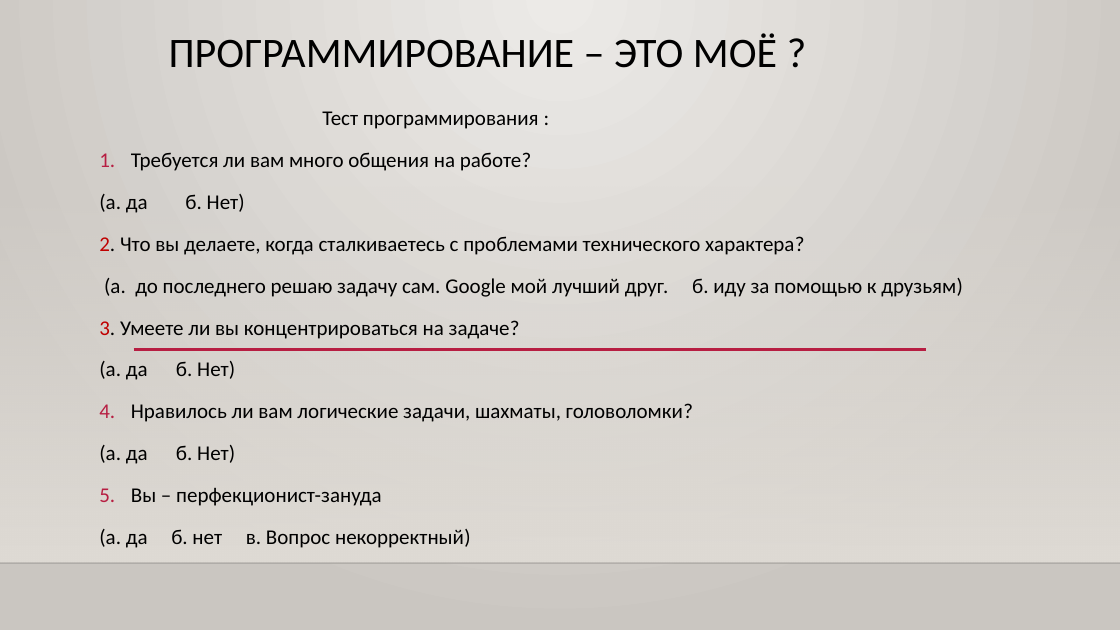
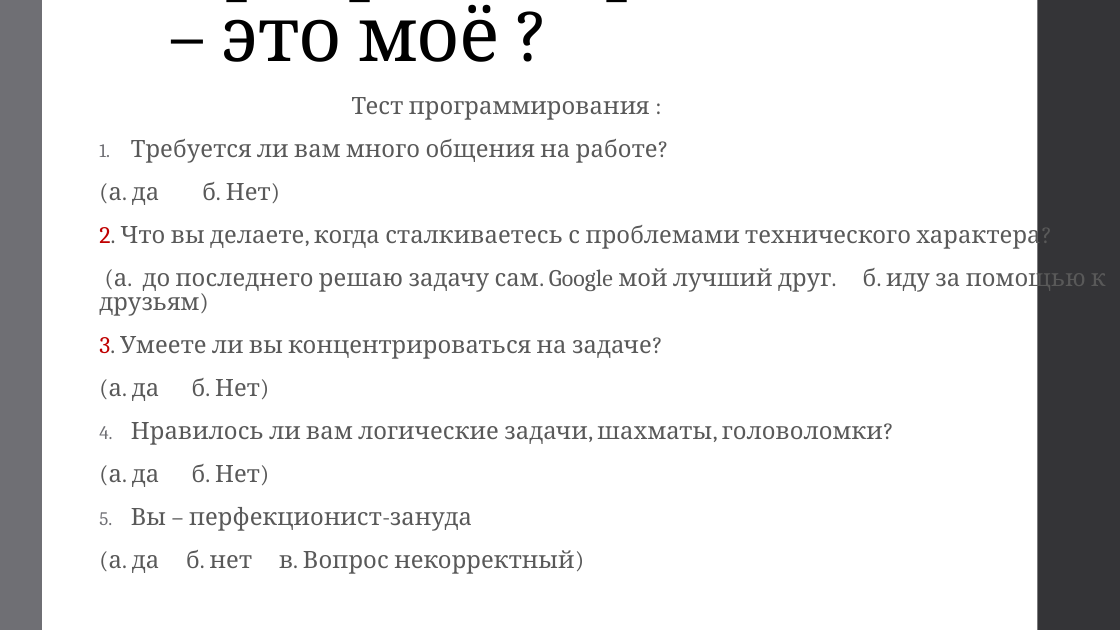
Before and after one commit to VadimDema/c-, a slide deck: slide 2 of Вадим презентация.pptx. Drawn at 1120x630 pixels with LibreOffice and Linux fonts; fonts in the diff are those of the drawing; background and template pictures are left out. Boxes give left, top, right and bottom in pixels: in the first picture for what was removed or moved away, otherwise in the second. Text is boxed around its words. In the diff, an @@ line names an element or a change of style, - is before the commit and + after.

```diff
--- a/Вадим презентация.pptx
+++ b/Вадим презентация.pptx
@@ background gradient #ECEAE7 to #CAC7C1 to #FFFFFF @@
@@ rectangle added at [0, 0, 42, 630], fill #6F6F74 @@
@@ title at [222, 0, 500, 62]: text changed; size 36 to 64.8 pt; font Calibri to Cambria @@
-ПРОГРАММИРОВАНИЕ – ЭТО МОЁ ?
+Программирование – это моё ?
@@ rectangle added at [1038, 0, 1120, 630], fill #353537 @@
@@ text "Тест программирования :" at [99, 97, 1106, 574]: size 18 to 20.4 pt, font Calibri to Cambria, text colour #000000 to #595959, letter spacing 0 to 0.1 pt; line spacing 1.2 to 0.85; more space between paragraphs; bullet colour #B71E42 to #6F6F74 @@
@@ rectangle removed at [0, 186, 1120, 563] @@
@@ line removed from (134, 350) to (927, 350) @@
@@ line removed from (0, 563) to (1120, 563) @@
```
Also in this commit, not shown: 8 other slides changed, 2 slides added.
